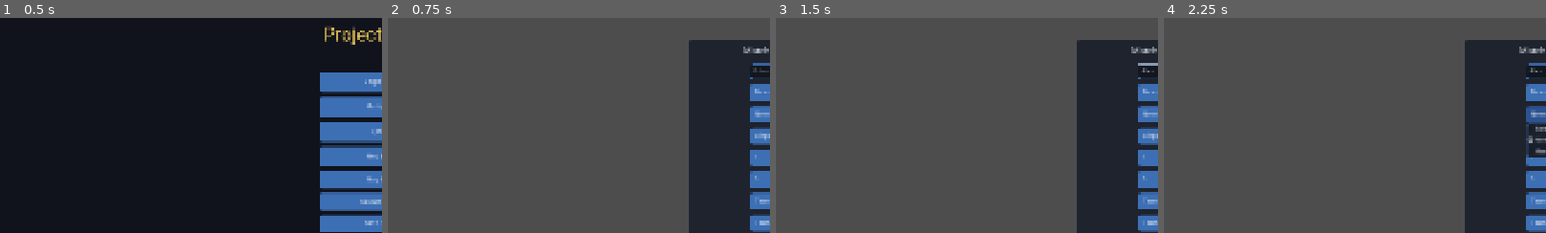
Above: before the commit, frames 1-4 (left to right).
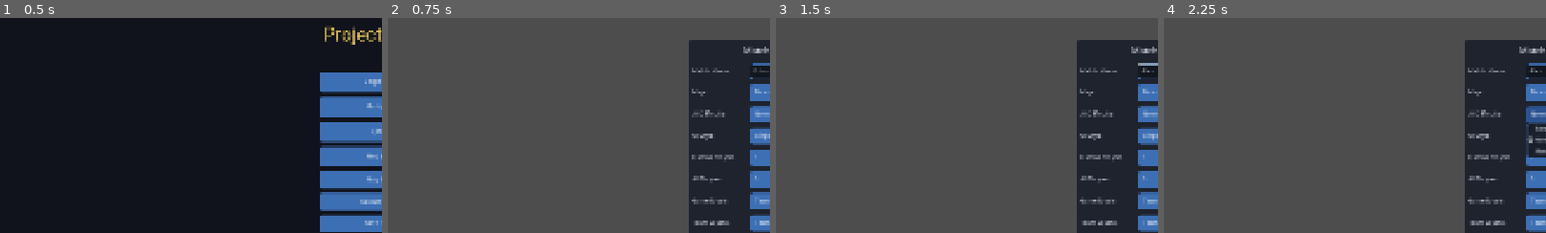
Above: after the commit, the same moments.

Repository: golshandvr-del/Sjalwmbdjdlxl
Game: Godot game, scene res://scenes/main_menu.tscn
Same seed, same stepped clock (60 frames per second), same inputs: the game is played once before the commit and once after it.
Inputs (mouse positions are % of the whole screen's width and height, from its top left):
- Up to frame 1 (0.5 s): no input
- Up to frame 2 (0.75 s): click "Single Player" at 0.5 s
- Up to frame 3 (1.5 s): click (54, 32) at 1.27 s; type "Alex" at 1.35 s
- Up to frame 4 (2.25 s): click "Normal" at 2 s
The pictures show only the part of the screen within x 0-50%, y 20-70%; the shares and areas given below are measured in that part.

Frame 1 is identical in both runs. In frame 2, 1.1% of the frame differs, in the area x 79-91%, y 23-97%; in frame 3, 1.1%; in frame 4, 1.1%.

Commit message:
fix(match-setup): apply loc_key meta labels so every option row shows its caption (MB2.1/bug4)

Diff:
--- a/ui/shared/match_setup.gd
+++ b/ui/shared/match_setup.gd
@@ -242,6 +242,24 @@
 	_title_label.text = _loc.t("ui.setup.title_hotseat") if _is_hotseat_setup else _loc.t("ui.setup.title")
 	_start_button.text = _loc.t("ui.setup.start")
 	_back_button.text = _loc.t("ui.menu.back")
+	# MB2.1 (bug 4): every labeled row stored its localization key on the label via
+	# a "loc_key" meta. Walk the whole tree and set each such label's text so the
+	# descriptive captions ("Name:", "Map:", "AI Difficulty:", ...) are always
+	# visible next to their input -- previously the meta was never applied, so the
+	# left column showed up blank on device. A trailing ":" makes the label read as
+	# a caption for the control to its right.
+	_apply_meta_labels(self)
+
+
+# Recursively localize every Label that carries a "loc_key" meta (see
+# _add_labeled_option / _add_labeled_line_edit). Kept generic so any future
+# labeled row is localized automatically.
+func _apply_meta_labels(node: Node) -> void:
+	for child in node.get_children():
+		if child is Label and (child as Label).has_meta("loc_key"):
+			var key: String = str((child as Label).get_meta("loc_key"))
+			(child as Label).text = "%s:" % _loc.t(key)
+		_apply_meta_labels(child)
 
 
 # --- Actions ----------------------------------------------------------------
